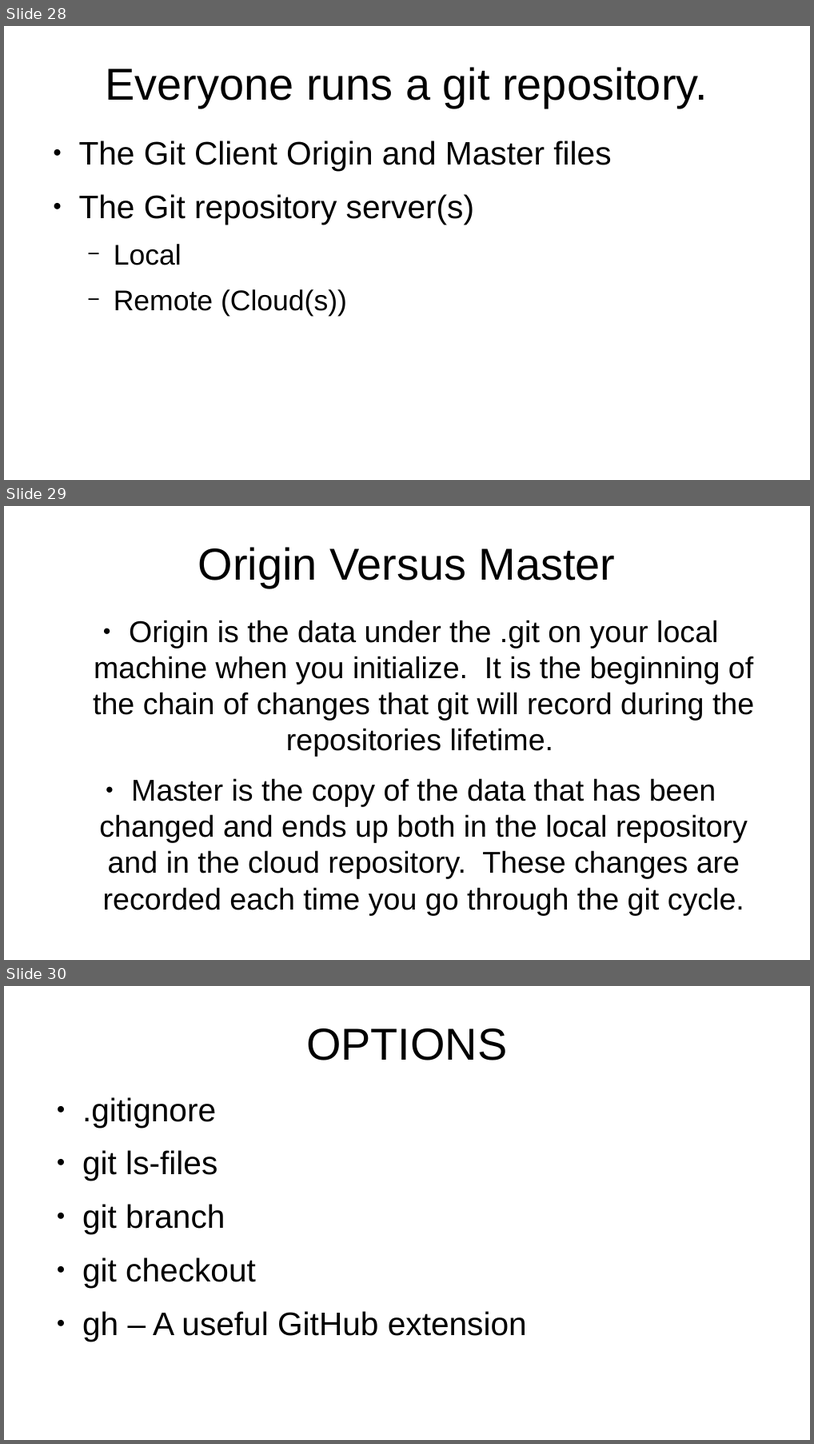
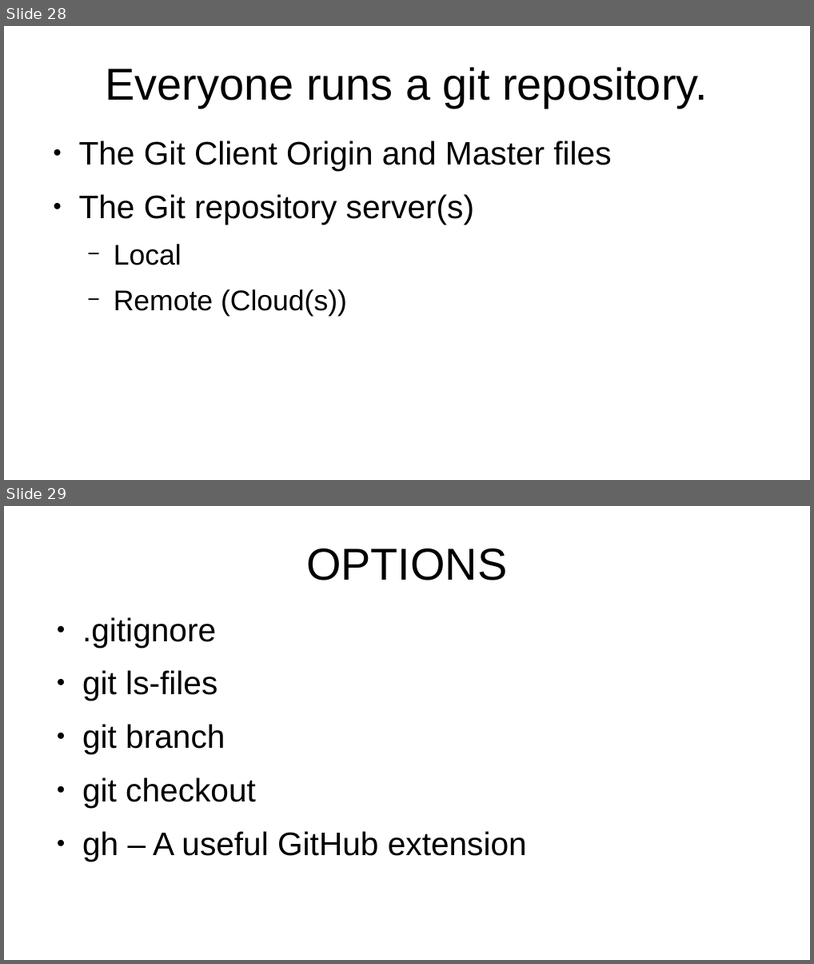
Before and after one commit to flintiii/TenStatementGit, a slide deck: vm_workshop_presentation.odp. Shown one above the other, each under a label of ours: slides 28, 29 and 30 before the commit, slides 28 and 29 after it. The pictures are 814x1444 and 814x964 pixels, drawn with LibreOffice and Linux fonts; fonts in the diff are those of the drawing. Boxes give left, top, right and bottom in pixels: in the first picture for what was removed or moved away, otherwise in the second. Text is boxed around its words. In the diff, an @@ line names an element or a change of style, - is before the commit and + after.

```diff
--- a/vm_workshop_presentation.odp
+++ b/vm_workshop_presentation.odp
@@ slide 29 removed at bbox=[4, 506, 810, 960], background #FFFFFF @@
@@ title removed at bbox=[198, 547, 616, 588] @@
-Origin Versus Master
@@ text removed at bbox=[93, 620, 754, 915] @@
-● Origin is the data under the .git on your local machine when you initialize. It is the beginning of the chain of changes that git will record during the repositories lifetime.
-● Master is the copy of the data that has been changed and ends up both in the local repository and in the cloud repository. These changes are recorded each time you go through the git cycle.
@@ what was slide 30 is now slide 29 @@
```
Also in this commit, not shown: 1 slide changed, 1 slide added.
